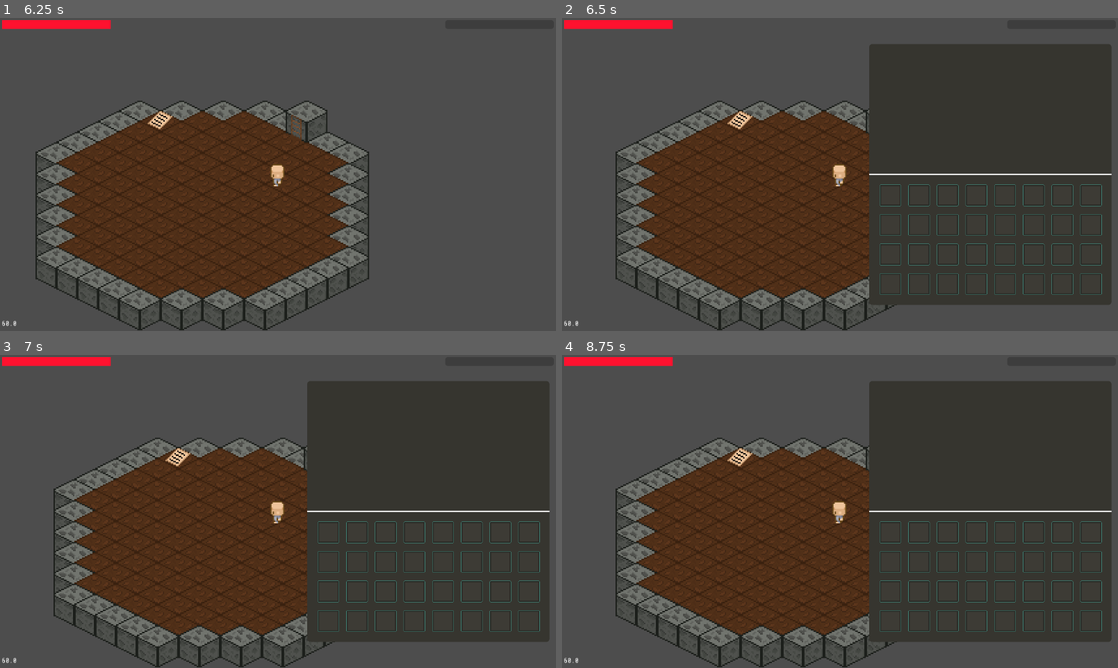
Above: before the commit, frames 1-4 (two rows, left to right).
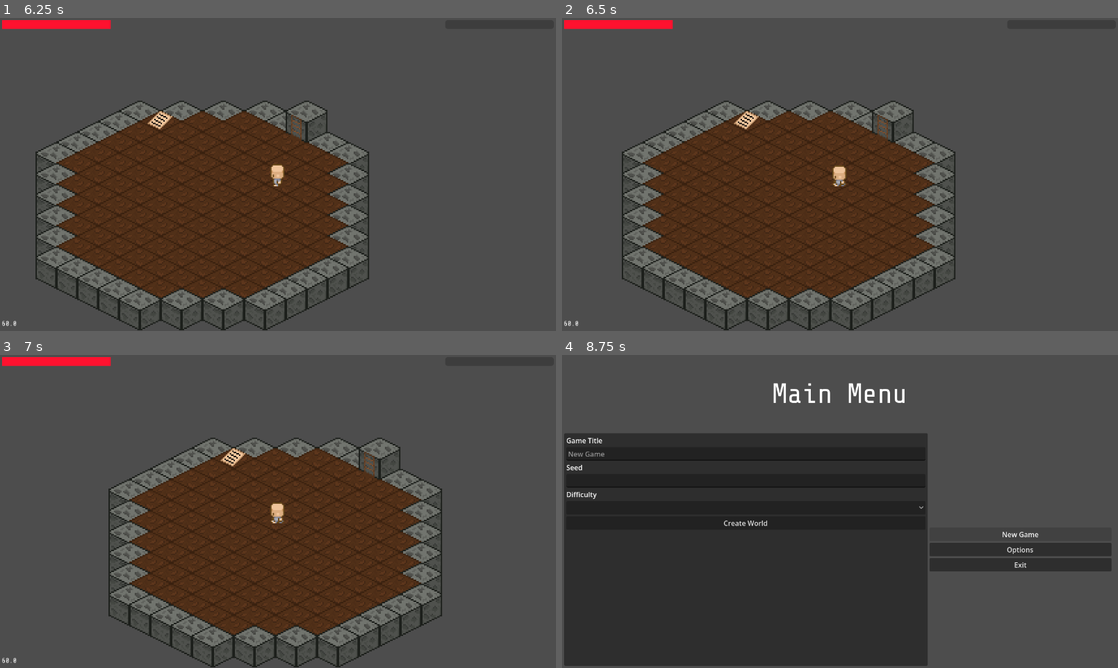
Above: after the commit, the same moments.

Repository: DarkSc0r/Project_Unknown_Prototype
Game: Godot game, scene res://ui/Main_Menu.tscn
The game is run twice, just before and just after one commit, with the same random seed, the same clock (stepped at 60 frames per second) and the same inputs.
Inputs (mouse positions are in pixels of both pictures, inside the frame that each line leads up to):
- Up to frame 1 (6.25 s): click "New Game" at 0.5 s; click (183, 118) at 1.27 s; type "Alex" at 1.35 s; click (183, 143) at 1.5 s; type "12" at 1.58 s; click "Create World" at 2 s; tap Enter at 2.75 s; hold D (move_right) 2.78-3.53 s; tap E (interact) every 0.75 s from 2.85 to 5.85 s; hold S (move_down) 3.53-4.28 s; hold D (move_right) 4.28-5.03 s; hold W (move_up) 5.03-5.78 s; hold A (move_left) from 5.78 s (still down)
- Up to frame 2 (6.5 s): keep holding A (move_left); tap Tab (inventory) at 6.4 s
- Up to frame 3 (7 s): keep holding A (move_left); tap E (interact) at 6.6 s
- Up to frame 4 (8.75 s): tap Escape (pause) at 7.15 s; release A (move_left) at 7.25 s; click (1040, 549) at 7.25 s, where only the run after the commit has a clickable "Main Menu"; click (1017, 533) at 8 s, where only the run after the commit has a clickable "New Game"

Frame 1 is identical in both runs. In frame 2, 37% of the frame differs, in the area x 9-99%, y 8-100%; in frame 3, 42%; in frame 4, 62%, in the area x 0-99%, y 0-100%.

Commit message:
Starting Over.

Diff:
--- a/character/player.tscn
+++ b/character/player.tscn
@@ -1,9 +1,7 @@
 [gd_scene format=3 uid="uid://41d1tooi88jf"]
 
 [ext_resource type="Script" uid="uid://brdntdnpbnrme" path="res://character/scripts/player.gd" id="1_onrkg"]
-[ext_resource type="Resource" uid="uid://bhmsa2ufmfikr" path="res://resources/player_inventory.tres" id="2_cq488"]
 [ext_resource type="Texture2D" uid="uid://d3v3krn3w84xa" path="res://character/Small-8-Direction-Characters_by_AxulArt.png" id="2_i3pqv"]
-[ext_resource type="PackedScene" uid="uid://bsn6agiqbawf1" path="res://ui/Inventory.tscn" id="3_dl7da"]
 
 [sub_resource type="CapsuleShape2D" id="CapsuleShape2D_hqtel"]
 radius = 4.0
@@ -448,7 +446,6 @@
 motion_mode = 1
 script = ExtResource("1_onrkg")
 animation_tree = NodePath("AnimationTree")
-inventory = ExtResource("2_cq488")
 
 [node name="CollisionShape2D" type="CollisionShape2D" parent="." unique_id=1168503455]
 position = Vector2(0, 3)
@@ -473,6 +470,3 @@
 [node name="Camera2D" type="Camera2D" parent="." unique_id=486246558]
 position = Vector2(0, 1)
 zoom = Vector2(3, 3)
-
-[node name="Inventory" parent="." unique_id=1686426487 instance=ExtResource("3_dl7da")]
-visible = false
--- a/character/scripts/player.gd
+++ b/character/scripts/player.gd
@@ -11,11 +11,6 @@
 # Infection
 var infection_increase_accumulator := 0.0
 var infection_decrease_accumulator := 0.0
-
-# Inventory
-@export var inventory : Resource
-@onready var inventory_scene := $Inventory
-var is_inventory_open : bool
 
 # Pause Menu
 var pause_menu := preload("res://ui/Pause_Menu.tscn")
@@ -39,13 +34,9 @@
 
 func _physics_process(delta: float) -> void:
 	# Movement
-	is_inventory_open = inventory_scene.is_open
-	if is_inventory_open == false:
-		input = Input.get_vector("move_left", "move_right", "move_up", "move_down")
-		velocity = input * speed
-		move_and_slide()
-	else:
-		velocity = Vector2.ZERO
+	input = Input.get_vector("move_left", "move_right", "move_up", "move_down")
+	velocity = input * speed
+	move_and_slide()
 	select_animation()
 	update_animation_parameters()
 
@@ -61,7 +52,7 @@
 
 
 func _unhandled_input(_event: InputEvent) -> void:
-	if Input.is_action_just_pressed("pause") and is_inventory_open == false:
+	if Input.is_action_just_pressed("pause"): # and is_inventory_open == false:
 		if pause_menu_exists == false:
 			pause_menu_instance = pause_menu.instantiate()
 			get_tree().root.add_child(pause_menu_instance)
--- a/global/GameData.gd
+++ b/global/GameData.gd
@@ -11,11 +11,5 @@
 var player_in_bunker : bool
 var player_health : float
 
-var player_inventory : Inventory
-
-# Inventory
-var inventory : Array
-var inventory_slot_number : int
-
 # Infection
 var infection_value : float
--- a/global/InventoryManager.gd
+++ /dev/null
@@ -1,18 +0,0 @@
-extends Node
-
-var player_inventory := preload("res://resources/player_inventory.tres")
-
-signal update_item_slot
-
-func add_item(item : InventoryItem):
-	for i in range(player_inventory.items.size()):
-		if player_inventory.items[i] == item and player_inventory.item_quantities[i] < item.stack_size:
-			player_inventory.item_quantities[i] += 1
-			update_item_slot.emit()
-			return
-	for i in range(player_inventory.items.size()):
-		if player_inventory.items[i] == null:
-			player_inventory.items[i] = item
-			player_inventory.item_quantities[i] += 1
-			update_item_slot.emit()
-			return
--- a/items/Stone.tscn
+++ /dev/null
@@ -1,18 +0,0 @@
-[gd_scene format=3 uid="uid://b2i7bmxidvvw0"]
-
-[ext_resource type="Texture2D" uid="uid://psxpyf74c5q7" path="res://items/assets/stone.png" id="1_6xb3o"]
-[ext_resource type="Script" uid="uid://fqsj1qm4wk5r" path="res://items/scripts/stone.gd" id="1_kubub"]
-
-[sub_resource type="CircleShape2D" id="CircleShape2D_kubub"]
-radius = 12.0
-
-[node name="Stone" type="Node2D" unique_id=1286620143]
-script = ExtResource("1_kubub")
-
-[node name="Sprite2D" type="Sprite2D" parent="." unique_id=1697073839]
-texture = ExtResource("1_6xb3o")
-
-[node name="Area2D" type="Area2D" parent="." unique_id=1706282739]
-
-[node name="CollisionShape2D" type="CollisionShape2D" parent="Area2D" unique_id=1744142405]
-shape = SubResource("CircleShape2D_kubub")
--- a/items/scripts/inventory_item.gd
+++ /dev/null
@@ -1,7 +0,0 @@
-extends Resource
-
-class_name InventoryItem
-
-@export var item_name : String
-@export var item_icon : Texture2D
-@export var stack_size : int
--- a/items/scripts/stone.gd
+++ /dev/null
@@ -1,24 +0,0 @@
-extends Node2D
-
-@onready var stone_area_trigger := $Area2D
-
-@onready var stone_resource := preload("res://resources/items/stone.tres")
-
-var player_in_area := false
-
-func _ready() -> void:
-	stone_area_trigger.body_entered.connect(_on_area_2d_body_entered)
-	stone_area_trigger.body_exited.connect(_on_area_2d_body_exited)
-
-func _process(_delta: float) -> void:
-	if player_in_area == true:
-		InventoryManager.add_item(stone_resource)
-		self.queue_free()
-
-func _on_area_2d_body_entered(body):
-	if body.is_in_group("Player"):
-		player_in_area = true
-
-func _on_area_2d_body_exited(body):
-	if body.is_in_group("Player"):
-		player_in_area = false
--- a/project.godot
+++ b/project.godot
@@ -17,7 +17,6 @@
 [autoload]
 
 GameData="*uid://bvcl3kdqrbwv7"
-InventoryManager="*uid://baxnpboy4fofe"
 
 [display]
 
--- a/resources/items/stone.tres
+++ /dev/null
@@ -1,11 +0,0 @@
-[gd_resource type="Resource" script_class="InventoryItem" format=3 uid="uid://b1g03deirr2r4"]
-
-[ext_resource type="Texture2D" uid="uid://6kbcqql7cvrj" path="res://items/icons/stone_icon.png" id="1_q1oyt"]
-[ext_resource type="Script" uid="uid://ub701eimnpc1" path="res://items/scripts/inventory_item.gd" id="2_eq1bm"]
-
-[resource]
-script = ExtResource("2_eq1bm")
-item_name = "Stone"
-item_icon = ExtResource("1_q1oyt")
-stack_size = 48
-metadata/_custom_type_script = "uid://ub701eimnpc1"
--- a/resources/player_inventory.tres
+++ /dev/null
@@ -1,8 +0,0 @@
-[gd_resource type="Resource" script_class="Inventory" format=3 uid="uid://bhmsa2ufmfikr"]
-
-[ext_resource type="Script" uid="uid://ub701eimnpc1" path="res://items/scripts/inventory_item.gd" id="1_1njko"]
-[ext_resource type="Script" uid="uid://c6eenr3kjjjsp" path="res://ui/scripts/inventory.gd" id="3_hfe8y"]
-
-[resource]
-script = ExtResource("3_hfe8y")
-metadata/_custom_type_script = "uid://c6eenr3kjjjsp"
--- a/ui/Inventory.tscn
+++ /dev/null
@@ -1,47 +0,0 @@
-[gd_scene format=3 uid="uid://bsn6agiqbawf1"]
-
-[ext_resource type="Texture2D" uid="uid://cjsqulexaikkn" path="res://ui/assets/Inventory_Background.png" id="1_0sq80"]
-[ext_resource type="Script" uid="uid://1ijhysxnmfuv" path="res://ui/scripts/inventory_ui.gd" id="1_onhdh"]
-
-[node name="Inventory" type="CanvasLayer" unique_id=1686426487]
-script = ExtResource("1_onhdh")
-
-[node name="InventoryBackground" type="NinePatchRect" parent="." unique_id=1733941081]
-custom_minimum_size = Vector2(558, 600)
-anchors_preset = 6
-anchor_left = 1.0
-anchor_top = 0.5
-anchor_right = 1.0
-anchor_bottom = 0.5
-offset_left = -565.0
-offset_top = -300.0
-offset_right = -15.0
-offset_bottom = 300.0
-grow_horizontal = 0
-grow_vertical = 2
-texture = ExtResource("1_0sq80")
-
-[node name="InventoryMargin" type="MarginContainer" parent="InventoryBackground" unique_id=586741794]
-custom_minimum_size = Vector2(558, 298)
-layout_mode = 1
-anchors_preset = 7
-anchor_left = 0.5
-anchor_top = 1.0
-anchor_right = 0.5
-anchor_bottom = 1.0
-offset_left = -279.0
-offset_top = -299.0
-offset_right = 279.0
-offset_bottom = -1.0
-grow_horizontal = 2
-grow_vertical = 0
-theme_override_constants/margin_left = 23
-theme_override_constants/margin_top = 23
-theme_override_constants/margin_right = 23
-theme_override_constants/margin_bottom = 23
-
-[node name="InventoryGrid" type="GridContainer" parent="InventoryBackground/InventoryMargin" unique_id=1202500977]
-layout_mode = 2
-theme_override_constants/h_separation = 16
-theme_override_constants/v_separation = 18
-columns = 8
--- a/ui/Inventory_Slot.tscn
+++ /dev/null
@@ -1,45 +0,0 @@
-[gd_scene format=3 uid="uid://bdftab6e8llpw"]
-
-[ext_resource type="Texture2D" uid="uid://c13ioetot657f" path="res://ui/assets/Inventory_Slot.png" id="1_b5ekt"]
-[ext_resource type="Script" uid="uid://cnl184y3unmd1" path="res://ui/scripts/inventory_slot.gd" id="1_jsnjs"]
-[ext_resource type="FontFile" uid="uid://dkkur8axjgqbd" path="res://fonts/Share Tech Mono/ShareTechMono-Regular.ttf" id="3_51pnc"]
-
-[sub_resource type="LabelSettings" id="LabelSettings_mon3t"]
-font = ExtResource("3_51pnc")
-
-[node name="InventorySlot" type="Panel" unique_id=1220834497]
-self_modulate = Color(1, 1, 1, 0)
-custom_minimum_size = Vector2(50, 50)
-anchors_preset = 15
-anchor_right = 1.0
-anchor_bottom = 1.0
-offset_right = -1232.0
-offset_bottom = -672.0
-grow_horizontal = 2
-grow_vertical = 2
-script = ExtResource("1_jsnjs")
-
-[node name="InventoryIcon" type="Sprite2D" parent="." unique_id=1512274087]
-position = Vector2(26, 26)
-texture = ExtResource("1_b5ekt")
-
-[node name="CenterContainer" type="CenterContainer" parent="." unique_id=697864943]
-layout_mode = 0
-offset_left = 1.0
-offset_top = 1.0
-offset_right = 51.0
-offset_bottom = 51.0
-
-[node name="Panel" type="Panel" parent="CenterContainer" unique_id=367868508]
-layout_mode = 2
-
-[node name="InventoryItem" type="Sprite2D" parent="CenterContainer/Panel" unique_id=41914066]
-
-[node name="ItemQuantity" type="Label" parent="CenterContainer/Panel" unique_id=386482681]
-layout_mode = 0
-offset_left = 7.0
-offset_top = 5.0
-offset_right = 25.0
-offset_bottom = 24.0
-text = "99"
-label_settings = SubResource("LabelSettings_mon3t")
--- a/ui/scripts/inventory.gd
+++ /dev/null
@@ -1,6 +0,0 @@
-extends Resource
-
-class_name Inventory
-
-@export var items : Array[InventoryItem]
-@export var item_quantities : Array[int]
--- a/ui/scripts/inventory_slot.gd
+++ /dev/null
@@ -1,19 +0,0 @@
-extends Panel
-
-@onready var item_icon := $CenterContainer/Panel/InventoryItem
-@onready var item_quantity := $CenterContainer/Panel/ItemQuantity
-
-var slot_index : int
-
-func update(item: InventoryItem):
-	if !item:
-		item_icon.visible = false
-		item_quantity.visible = false
-	else:
-		item_icon.visible = true
-		item_quantity.visible = true
-		item_icon.texture = item.item_icon
-		if GameData.player_inventory.item_quantities[slot_index] == 0:
-			item_quantity.text = ""
-		else:
-			item_quantity.text = str(GameData.player_inventory.item_quantities[slot_index])
--- a/ui/scripts/inventory_ui.gd
+++ /dev/null
@@ -1,48 +0,0 @@
-extends CanvasLayer
-
-@onready var inventory := preload("res://resources/player_inventory.tres")
-@onready var inventory_slots := preload("res://ui/Inventory_Slot.tscn")
-@onready var slots_grid := $InventoryBackground/InventoryMargin/InventoryGrid
-
-var slots : Array
-
-var is_open = false
-
-func _ready() -> void:
-	create_slots()
-
-	# Set each slot to their slot_index and updates them
-	slots = slots_grid.get_children()
-	await get_tree().process_frame
-
-	InventoryManager.connect("update_item_slot", update_slots)
-
-	update_slots()
-
-func _process(_delta: float) -> void:
-	if Input.is_action_just_pressed("inventory"):
-		if is_open == true:
-			close()
-		else:
-			open()
-
-func create_slots():
-	inventory.items.resize(GameData.inventory_slot_number)
-	inventory.item_quantities.resize(GameData.inventory_slot_number)
-	for i in range(GameData.inventory_slot_number):
-		var slot_instance = inventory_slots.instantiate()
-		slots_grid.add_child(slot_instance)
-
-
-func update_slots():
-	for i in range(min(inventory.items.size(), slots.size())):
-		slots[i].slot_index = i
-		slots[i].update(inventory.items[i])
-
-func open():
-	visible = true
-	is_open = true
-
-func close():
-	visible = false
-	is_open = false
--- a/ui/scripts/new_game.gd
+++ b/ui/scripts/new_game.gd
@@ -22,5 +22,3 @@
 	GameData.player_in_bunker = true
 	GameData.player_health = 100.0
 	GameData.infection_value = 0.0
-	GameData.inventory_slot_number = 32
-	GameData.player_inventory = preload("res://resources/player_inventory.tres")
--- a/world/scripts/chunk.gd
+++ b/world/scripts/chunk.gd
@@ -9,9 +9,6 @@
 # Tile Dictionary
 var dirt_tile := {"threshold": 1, "atlas": Vector2i(0, 0), "walkable": true}
 var stone_tile := {"threshold": 0.35, "atlas": Vector2i(1, 0), "walkable": true}
-
-# Items
-var stone := preload("res://items/Stone.tscn")
 
 # Array of tiles
 var tiles := [stone_tile, dirt_tile]
Not shown, removed: global/InventoryManager.gd.uid
Not shown, removed: items/scripts/inventory_item.gd.uid
Not shown, removed: items/scripts/stone.gd.uid
Not shown, removed: ui/scripts/inventory.gd.uid
Not shown, removed: ui/scripts/inventory_slot.gd.uid
Not shown, removed: ui/scripts/inventory_ui.gd.uid
